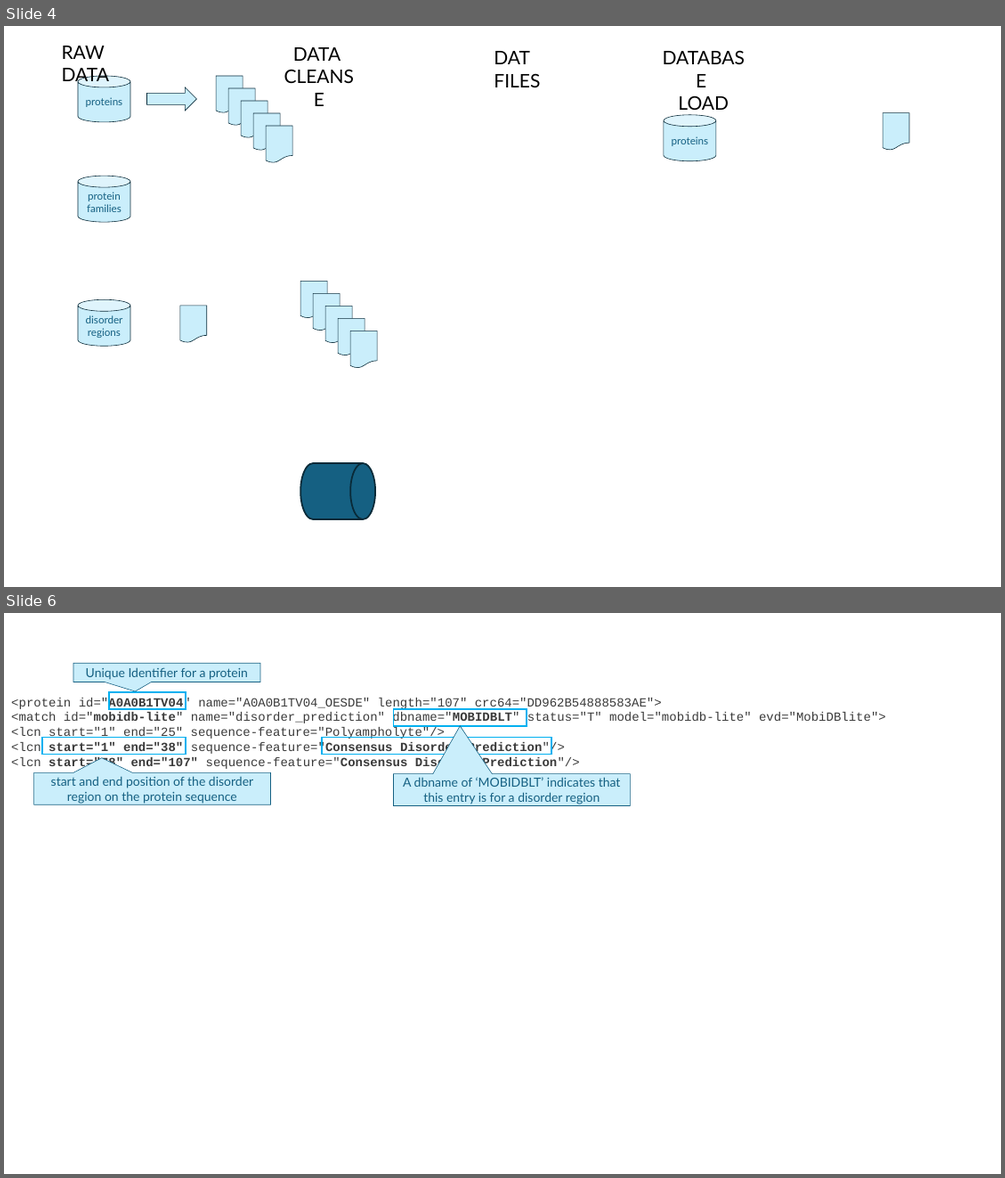
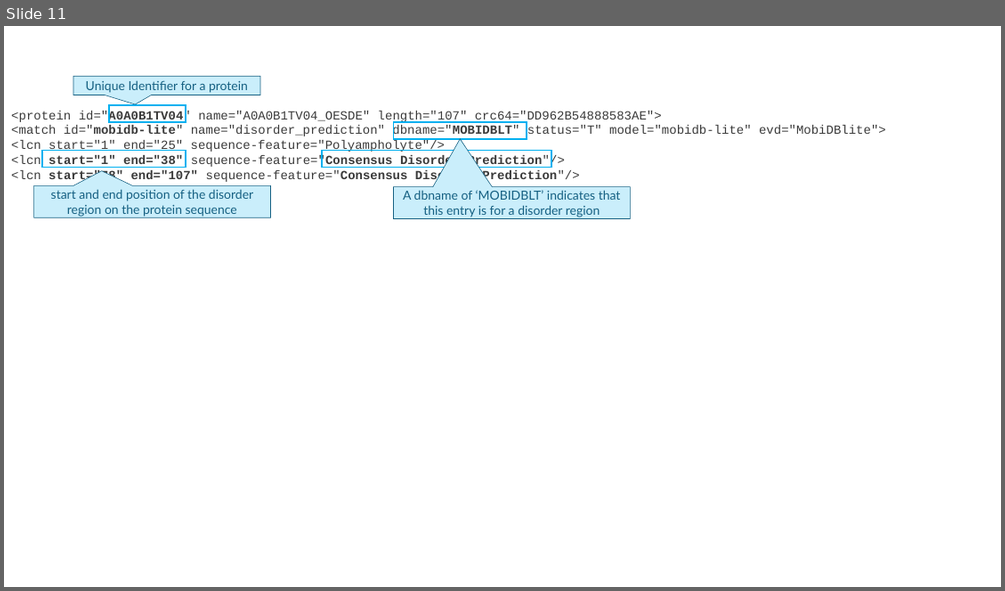
Before and after one commit to greyneuron/COMP_0158_MSC_PROJECT, a slide deck: report/MSc Dissertation - W2V.pptx. Shown one above the other, each under a label of ours: slides 4 and 6 before the commit, slide 11 after it; the slides between them are not shown. The pictures are 1005x1178 and 1005x591 pixels, drawn with LibreOffice and Linux fonts; fonts in the diff are those of the drawing. Boxes give left, top, right and bottom in pixels: in the first picture for what was removed or moved away, otherwise in the second. Text is boxed around its words. In the diff, an @@ line names an element or a change of style, - is before the commit and + after.

```diff
--- a/report/MSc Dissertation - W2V.pptx
+++ b/report/MSc Dissertation - W2V.pptx
@@ slide 4 removed at [4,26,1001,587], background #FFFFFF @@
@@ text removed at [62,46,109,86] @@
-RAW DATA
@@ text removed at [293,47,340,61] @@
-DATA
-CLEANSE
@@ text removed at [494,51,540,87] @@
-DAT FILES
@@ cylinder removed at [78,76,130,122] @@
-proteins
@@ flow chart document removed at [217,76,243,113] @@
@@ right arrow removed at [146,87,197,111] @@
@@ flow chart document removed at [228,88,255,126] @@
@@ flow chart document removed at [241,101,268,138] @@
@@ text removed at [678,95,728,110] @@
-DATABASE
-LOAD
@@ flow chart document removed at [254,113,281,151] @@
@@ flow chart document removed at [266,126,292,163] @@
@@ cylinder removed at [663,115,716,161] @@
-proteins
@@ flow chart document removed at [882,112,909,150] @@
@@ cylinder removed at [78,176,130,222] @@
-protein families
@@ flow chart document removed at [301,281,328,319] @@
@@ cylinder removed at [78,300,130,346] @@
-disorder regions
@@ flow chart document removed at [180,305,208,343] @@
@@ flow chart document removed at [313,294,340,331] @@
@@ flow chart document removed at [325,305,353,343] @@
@@ flow chart document removed at [339,319,365,356] @@
@@ flow chart document removed at [350,331,377,369] @@
@@ flow chart magnetic drum removed at [301,464,376,520] @@
@@ what was slide 6 is now slide 11 @@
```
Also in this commit, not shown: 8 slides added, 2 other slides removed, 1 other file.
